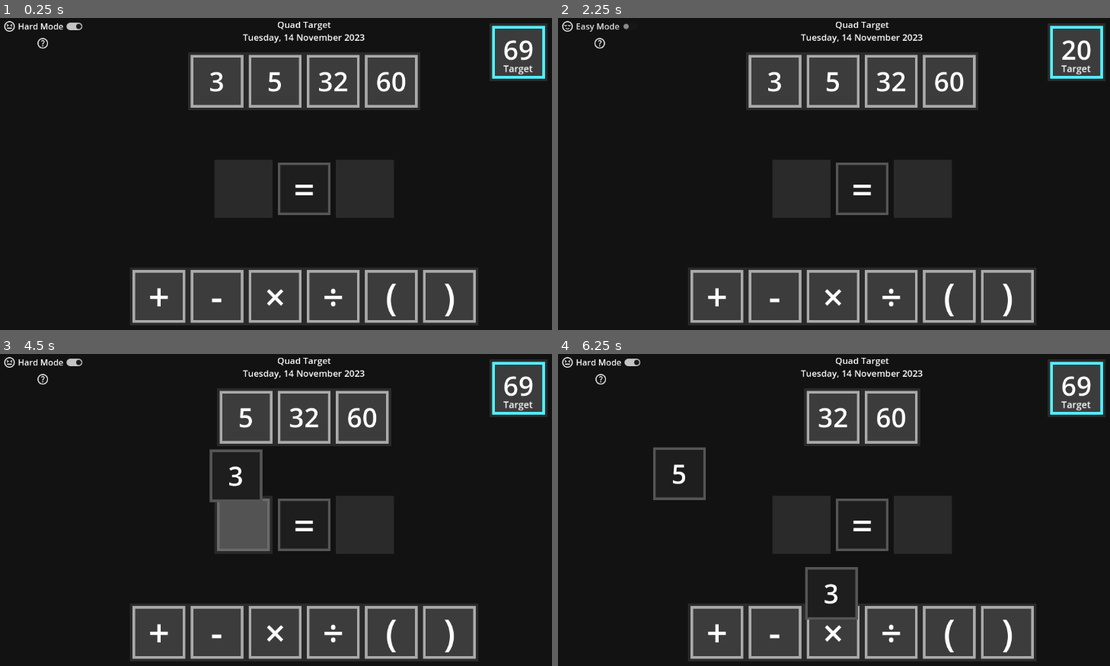
Above: before the commit, frames 1-4 (two rows, left to right).
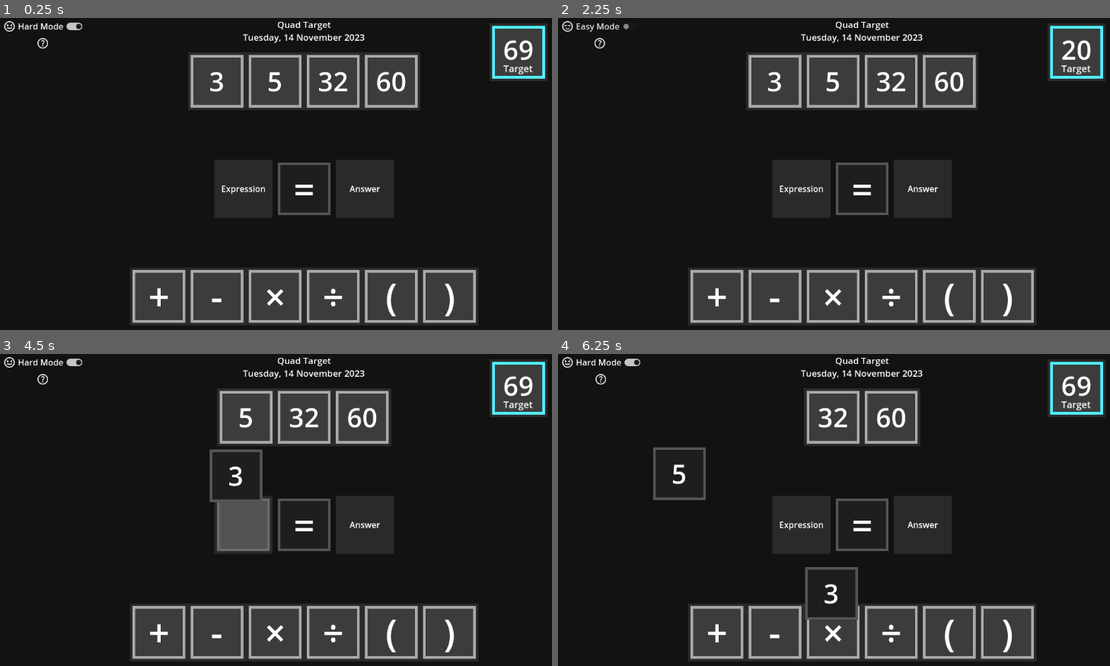
Above: after the commit, the same moments.

Repository: PeckyChicken/four-numbers
Game: Godot game, scene res://main.tscn
Two runs of this game, one before a commit and one after it. Both use one fixed random seed, a clock stepped at 60 frames per second and the inputs below.
Inputs (mouse positions are in pixels of both pictures, inside the frame that each line leads up to):
- Up to frame 1 (0.25 s): no input
- Up to frame 2 (2.25 s): click "Hard Mode" at 0.5 s; click "Easy Mode" at 1.25 s; click "Hard Mode" at 2 s
- Up to frame 3 (4.5 s): click "Easy Mode" at 2.75 s; tap Enter at 3.5 s; drag from (303, 525) to (364, 450) at 3.52 s; tap Space at 4.25 s; drag from (215, 416) to (276, 594) at 4.27 s
- Up to frame 4 (6.25 s): tap Enter at 5 s; move the mouse to (806, 416) at 5.02 s; hold Right (ui_right) 5.03-5.75 s; click (806, 416) at 5.17 s; tap Space at 5.75 s; drag from (800, 525) to (679, 472) at 5.77 s

The runs differ from the first frame. In frame 1, 0.2% of the frame differs, in the area x 40-69%, y 53-57%; in frame 2, 0.2%; in frame 3, less than 0.1%; in frame 4, 0.2%.
Error before the commit: Attempt to call function 'show' in base 'null instance' on a null instance. (res://expression.gd:175)

Commit message:
FEATURE: Audio streams now continue between scenes

Diff:
--- a/main.tscn
+++ b/main.tscn
@@ -7,7 +7,6 @@
 [ext_resource type="Script" uid="uid://d1fhsc7ylw252" path="res://container.gd" id="4_1bvp3"]
 [ext_resource type="PackedScene" uid="uid://7h5qan4frtki" path="res://operation_tile.tscn" id="5_7mycd"]
 [ext_resource type="Script" uid="uid://n5i5lbtymgc2" path="res://operation_container.gd" id="7_272bh"]
-[ext_resource type="Script" uid="uid://cwns1k1yeto48" path="res://audio.gd" id="8_5vw27"]
 [ext_resource type="Script" uid="uid://c4vtgard6oa1c" path="res://target.gd" id="8_kek77"]
 [ext_resource type="Texture2D" uid="uid://jxvtmrebsnsq" path="res://hard_mode.svg" id="10_4c57u"]
 [ext_resource type="Script" uid="uid://dia6rgk03nafl" path="res://difficulty.gd" id="11_efxa6"]
@@ -89,6 +88,12 @@
 allowed_tiles = Array[int]([0, 1, 2])
 container_type = 2
 
+[node name="Label" type="RichTextLabel" parent="Equation/Expression"]
+layout_mode = 2
+text = "Expression"
+horizontal_alignment = 1
+vertical_alignment = 1
+
 [node name="equals" parent="Equation" instance=ExtResource("5_7mycd")]
 layout_mode = 2
 size_flags_horizontal = 4
@@ -115,6 +120,12 @@
 max_size = 1
 allowed_tiles = Array[int]([2, 0])
 container_type = 3
+
+[node name="Label" type="RichTextLabel" parent="Equation/Answer"]
+layout_mode = 2
+text = "Answer"
+horizontal_alignment = 1
+vertical_alignment = 1
 
 [node name="Storage" type="PanelContainer" parent="."]
 process_mode = 1
@@ -222,11 +233,6 @@
 operation = ")"
 draggable = true
 type = 1
-
-[node name="Audio" type="Control" parent="."]
-process_mode = 3
-anchors_preset = 0
-script = ExtResource("8_5vw27")
 
 [node name="Target" type="PanelContainer" parent="."]
 process_mode = 1
@@ -280,11 +286,13 @@
 script = ExtResource("13_ycdy4")
 
 [node name="HelpMenu" parent="VBoxContainer/Help" instance=ExtResource("14_w48qg")]
+modulate = Color(1, 1, 1, 0)
 layout_mode = 0
 offset_left = -54.0
 offset_top = 30.0
 offset_right = 272.0
 offset_bottom = 347.0
+metadata/_edit_lock_ = true
 
 [connection signal="pressed" from="VBoxContainer/Difficulty" to="VBoxContainer/Difficulty" method="_on_pressed"]
 [connection signal="mouse_entered" from="VBoxContainer/Help" to="VBoxContainer/Help" method="_on_mouse_entered"]
--- a/project.godot
+++ b/project.godot
@@ -20,6 +20,7 @@
 [autoload]
 
 Events="*res://EVENTS.gd"
+Audio="*res://AUDIO.gd"
 
 [debug]
 
Not shown: 1 places in main.tscn that only renumber resources
Not shown, changed: index.html
Not shown, changed: index.pck
